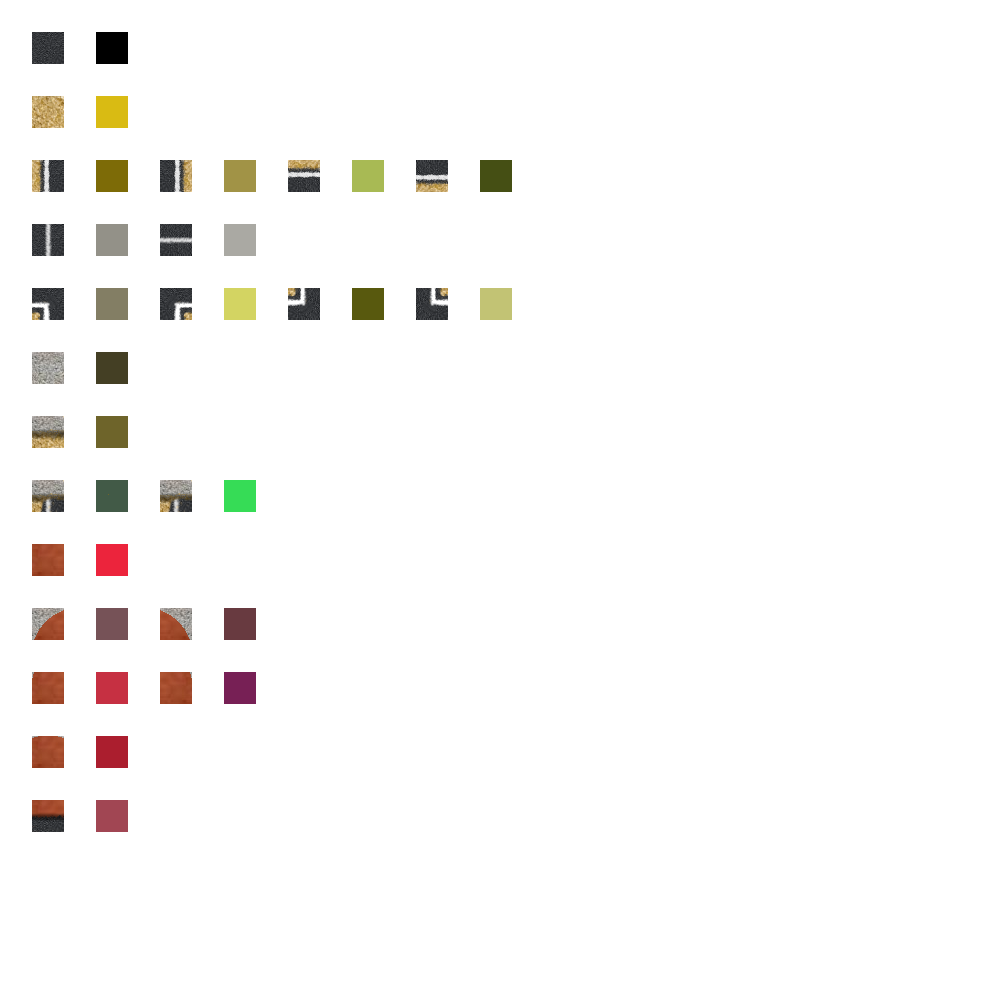
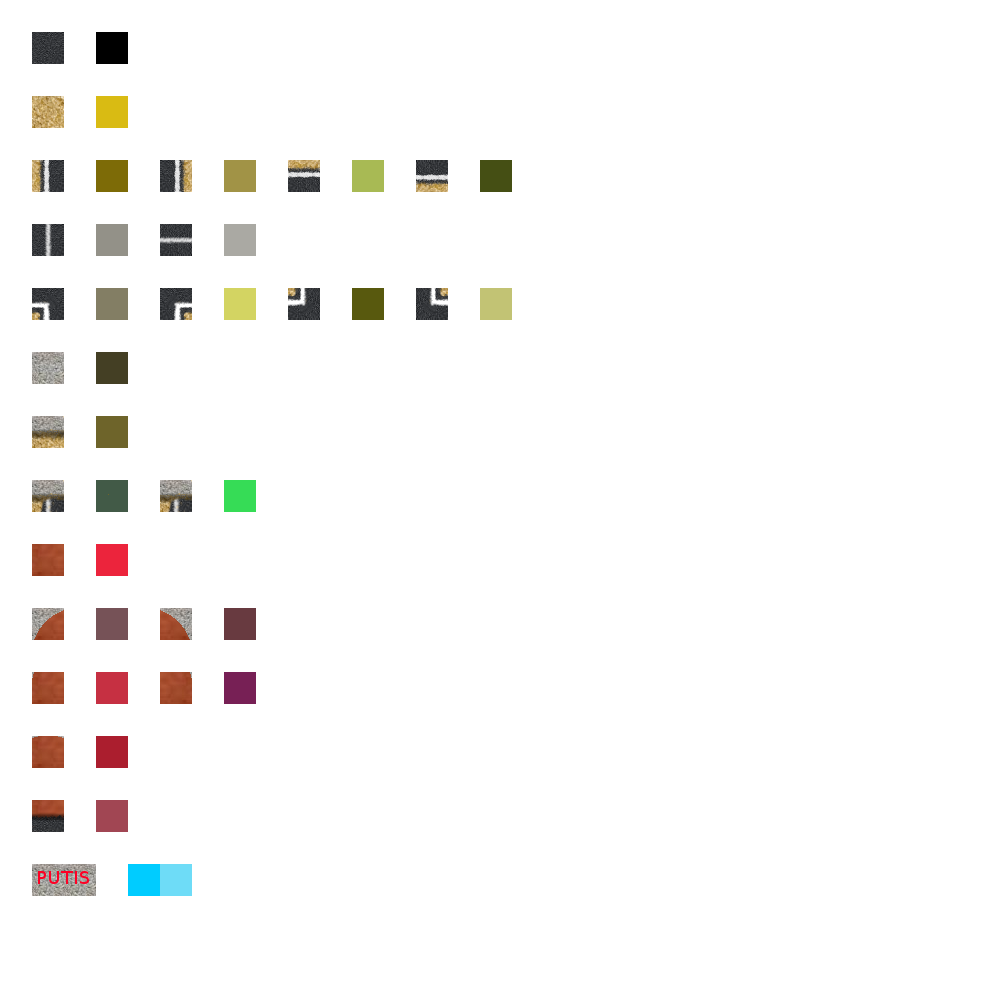
Revision of a layered 1000×1000 image; what changed, layer by layer:
painted on "Fondo" over (x1=32, y1=864, x2=192, y2=896)
